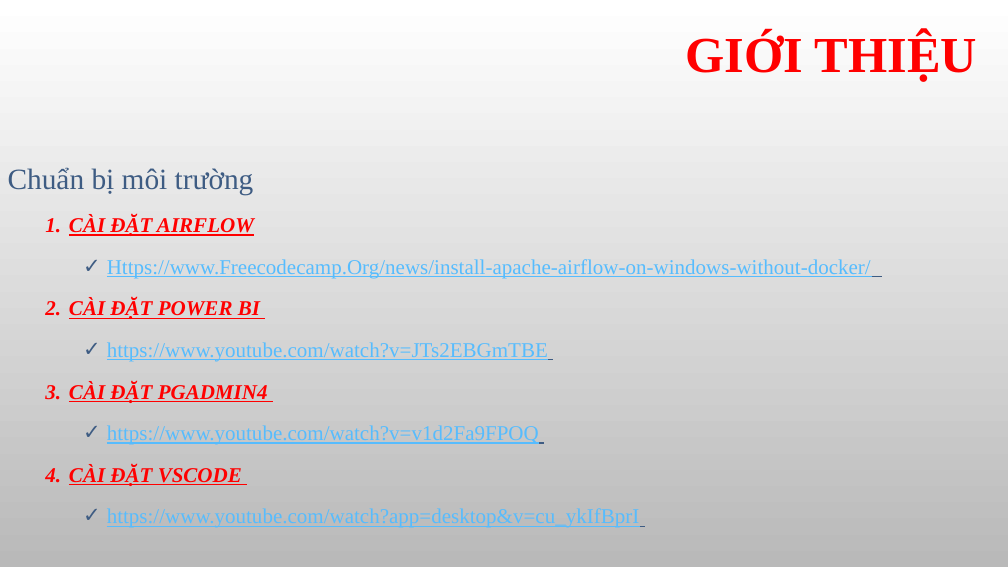
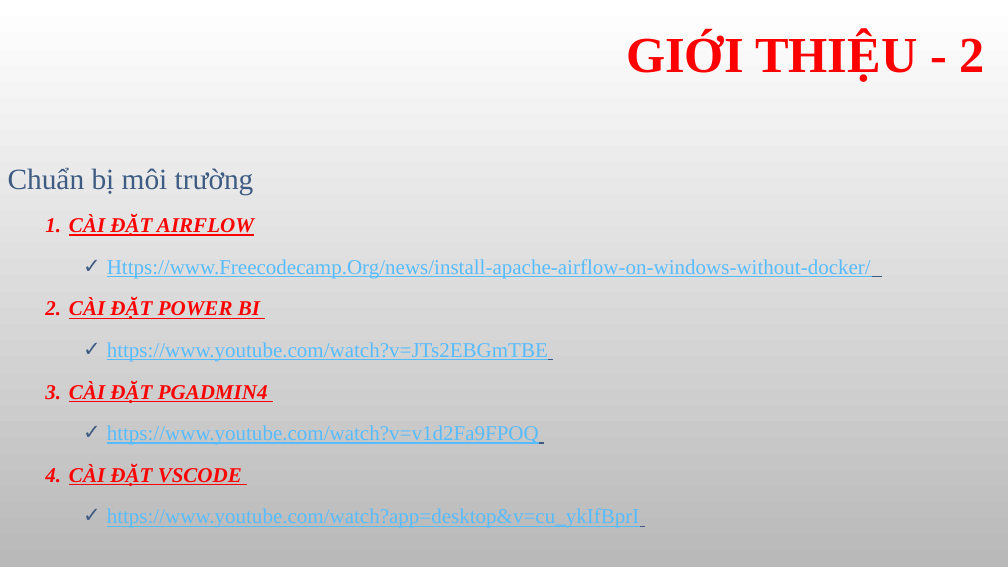
Before and after one commit to ThuanTran262/Big_data_project, a slide deck: slide 5 of doc/project/report.pptx. Drawn at 1008x567 pixels with LibreOffice and Linux fonts; fonts in the diff are those of the drawing; background and template pictures are left out. Boxes give left, top, right and bottom in pixels: in the first picture for what was removed or moved away, otherwise in the second. Text is boxed around its words. In the diff, an @@ line names an element or a change of style, - is before the commit and + after.

```diff
--- a/doc/project/report.pptx
+++ b/doc/project/report.pptx
@@ text at <box>626,32,984,82</box>: text changed @@
-GIỚI THIỆU
+GIỚI THIỆU - 2
```
Also in this commit, not shown: 8 other slides changed, 1 slide added, 1 other file.
